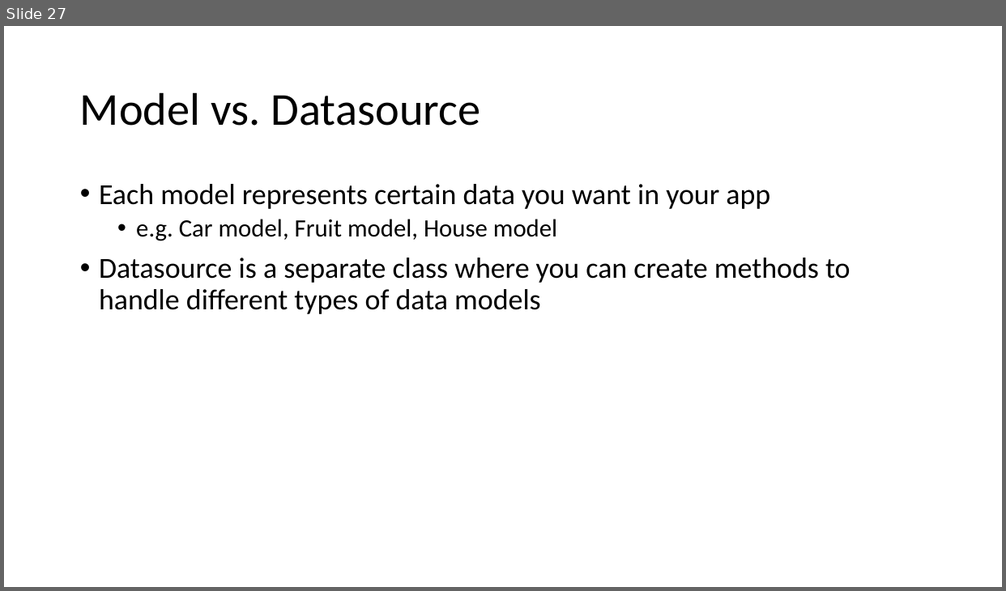
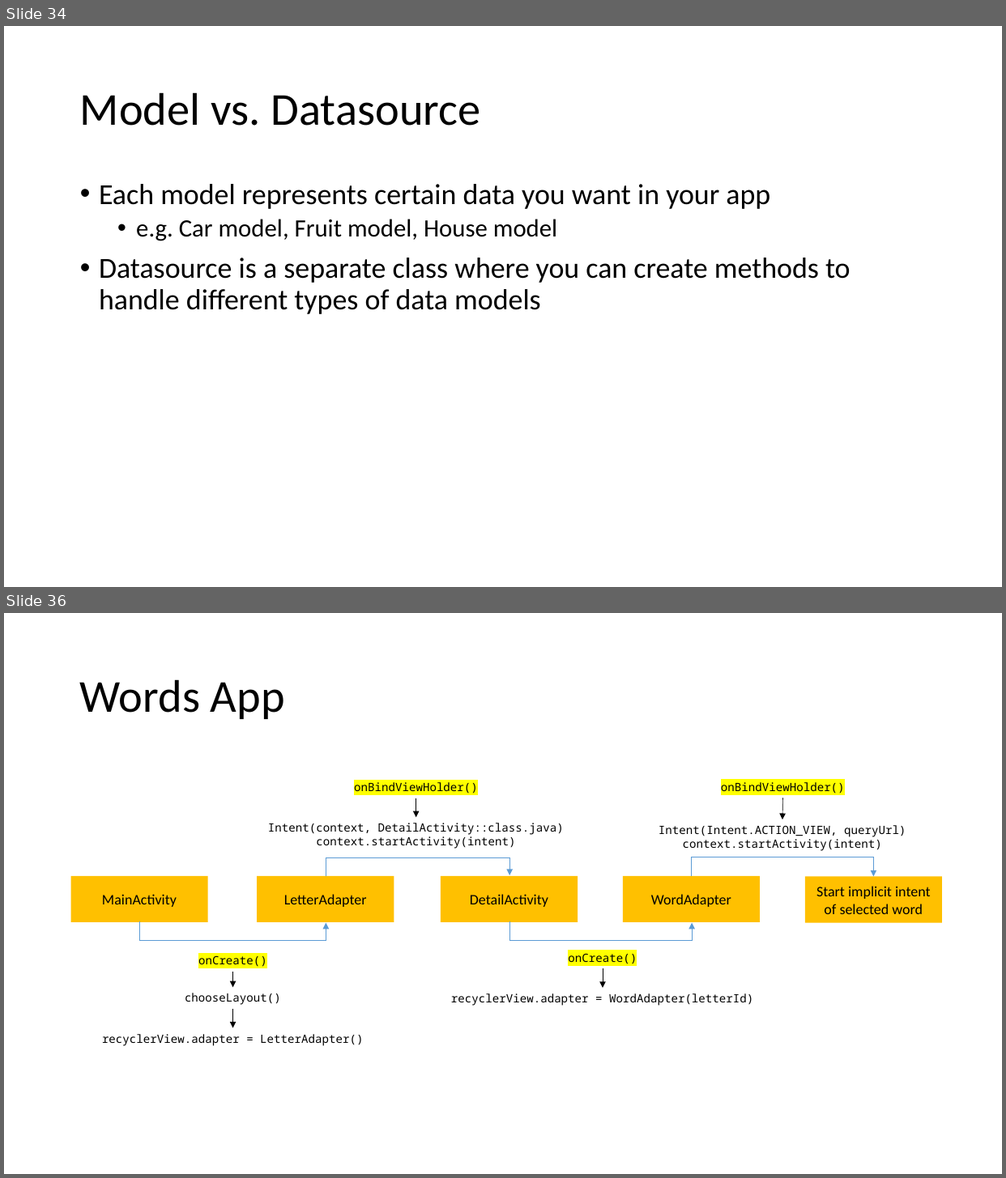
Before and after one commit to joellecorliss/Associate-Android-Developer, a slide deck: Android Basics in Kotlin.pptx. Shown one above the other, each under a label of ours: slide 27 before the commit, slides 34 and 36 after it; the slides between them are not shown. The pictures are 1006x591 and 1006x1178 pixels, drawn with LibreOffice and Linux fonts; fonts in the diff are those of the drawing. Boxes give left, top, right and bottom in pixels: in the first picture for what was removed or moved away, otherwise in the second. Text is boxed around its words. In the diff, an @@ line names an element or a change of style, - is before the commit and + after.

```diff
--- a/Android Basics in Kotlin.pptx
+++ b/Android Basics in Kotlin.pptx
@@ slide 36 added at [4,613,1002,1174], background #FFFFFF @@
@@ title added at [80,679,285,719], 44 pt, text #000000 @@
+Words App
@@ text added at [354,782,478,794], 11 pt, text #000000 @@
+onBindViewHolder()
@@ text added at [721,782,845,793], 11 pt, text #000000 @@
+onBindViewHolder()
@@ arrow added from (416, 798) to (416, 817), #000000 0.5 pt @@
@@ arrow added from (783, 798) to (782, 820), #000000 0.5 pt @@
@@ text added at [268,823,564,849], 11 pt, text #000000 @@
+Intent(context, DetailActivity::class.java)
+context.startActivity(intent)
@@ text added at [658,825,906,851], 11 pt, text #000000 @@
+Intent(Intent.ACTION_VIEW, queryUrl)
+context.startActivity(intent)
@@ rectangle added at [70,875,207,922], fill #FFC000, 14 pt, text #000000 @@
+MainActivity
@@ rectangle added at [257,875,394,922], fill #FFC000, 14 pt, text #000000 @@
+LetterAdapter
@@ elbow arrow added from (326, 876) to (510, 875), #5B9BD5 0.5 pt @@
@@ rectangle added at [441,875,577,922], fill #FFC000, 14 pt, text #000000 @@
+DetailActivity
@@ rectangle added at [623,875,760,922], fill #FFC000, 14 pt, text #000000 @@
+WordAdapter
@@ elbow arrow added from (691, 875) to (874, 876), #5B9BD5 0.5 pt @@
@@ rectangle added at [805,876,942,923], fill #FFC000, 14 pt, text #000000 @@
+Start implicit intent of selected word
@@ elbow arrow added from (140, 922) to (326, 923), #5B9BD5 0.5 pt @@
@@ elbow arrow added from (510, 922) to (692, 923), #5B9BD5 0.5 pt @@
@@ text added at [198,956,267,967], 11 pt, text #000000 @@
+onCreate()
@@ arrow added from (233, 972) to (233, 987), #000000 0.5 pt @@
@@ text added at [568,953,637,965], 11 pt, text #000000 @@
+onCreate()
@@ arrow added from (603, 969) to (603, 988), #000000 0.5 pt @@
@@ text added at [185,993,281,1005], 11 pt, text #000000 @@
+chooseLayout()
@@ text added at [451,994,753,1006], 11 pt, text #000000 @@
+recyclerView.adapter = WordAdapter(letterId)
@@ arrow added from (233, 1009) to (233, 1029), #000000 0.5 pt @@
@@ text added at [102,1034,363,1046], 11 pt, text #000000 @@
+recyclerView.adapter = LetterAdapter()
@@ what was slide 27 is now slide 34 @@
```
Also in this commit, not shown: 4 slides changed, 6 other slides added.
